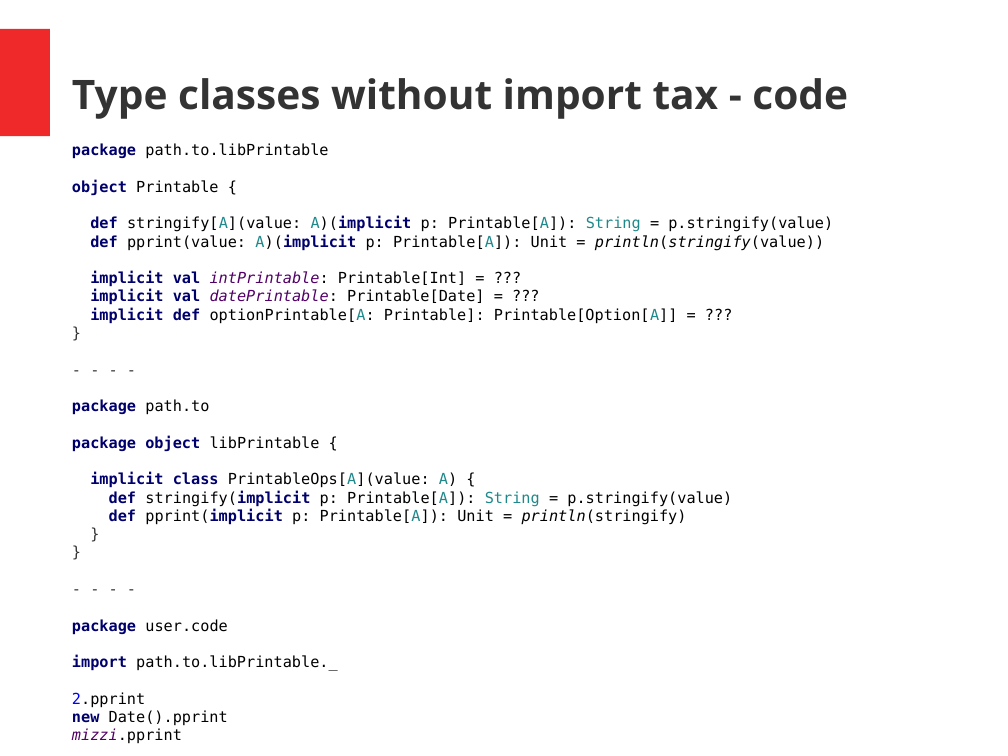
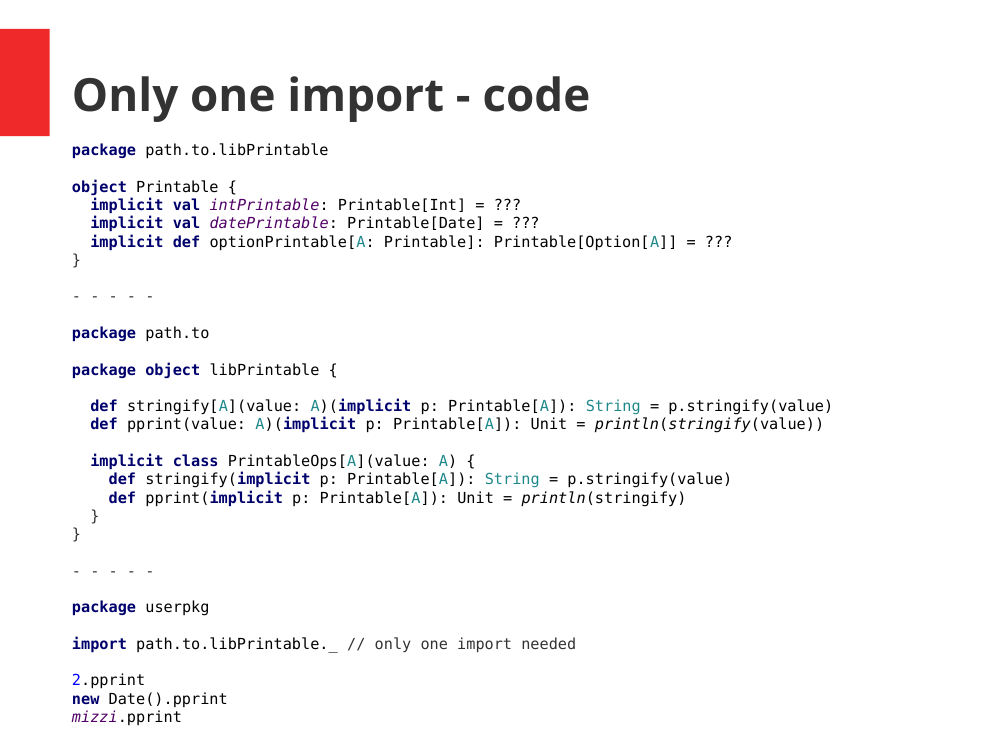
Before and after one commit to hermannhueck/typeclasses, a slide deck: slide 25 of Slides/TypeClasses.pptx. Drawn at 1008x756 pixels with LibreOffice and Linux fonts; fonts in the diff are those of the drawing. Boxes give left, top, right and bottom in pixels: in the first picture for what was removed or moved away, otherwise in the second. Text is boxed around its words. In the diff, an @@ line names an element or a change of style, - is before the commit and + after.

```diff
--- a/Slides/TypeClasses.pptx
+++ b/Slides/TypeClasses.pptx
@@ text at (72, 76, 591, 122): text changed; size 32 to 36 pt @@
-Type classes without import tax - code
+Only one import - code
@@ text at (72, 143, 833, 707): text changed @@
-- - - -
+- - - - -
@@ text at (90, 216, 833, 251): paragraphs removed @@
-def stringify[A](value: A)(implicit p: Printable[A]): String = p.stringify(value)
-def pprint(value: A)(implicit p: Printable[A]): Unit = println(stringify(value))
@@ text at (90, 399, 833, 433): paragraphs added @@
+def stringify[A](value: A)(implicit p: Printable[A]): String = p.stringify(value)
+def pprint(value: A)(implicit p: Printable[A]): Unit = println(stringify(value))
@@ text at (72, 600, 576, 653): text changed @@
-- - - -
-package user.code
-import path.to.libPrintable._
+- - - - -
+package userpkg
+import path.to.libPrintable._ // only one import needed
```
Also in this commit, not shown: 29 other slides changed, 3 slides added, 1 other file.
